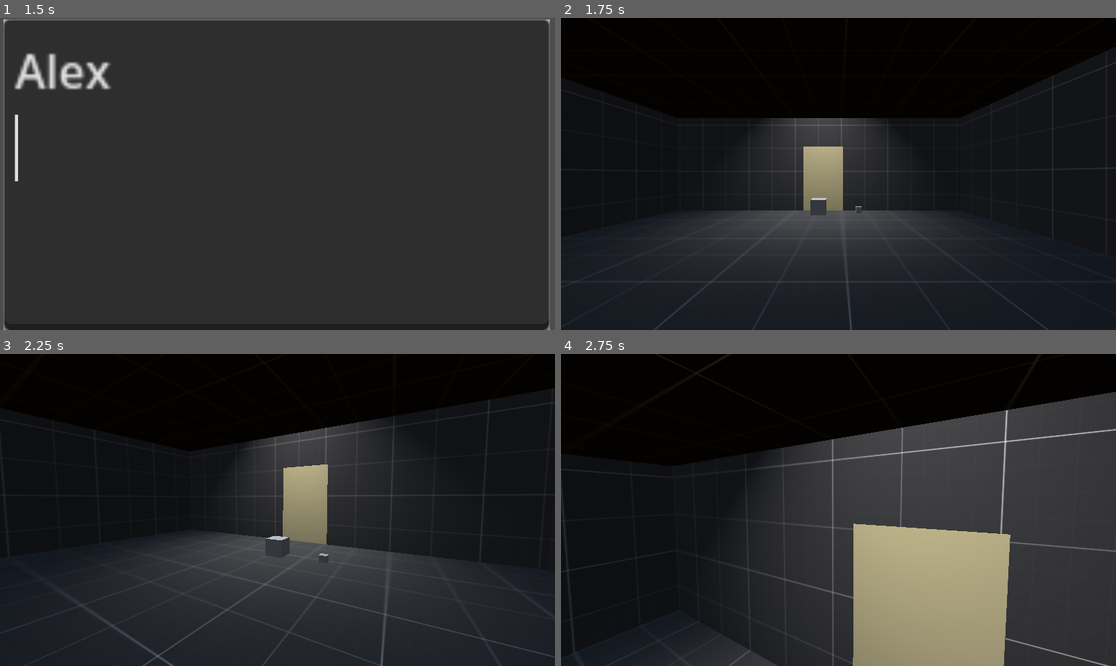
Above: before the commit, frames 1-4 (two rows, left to right).
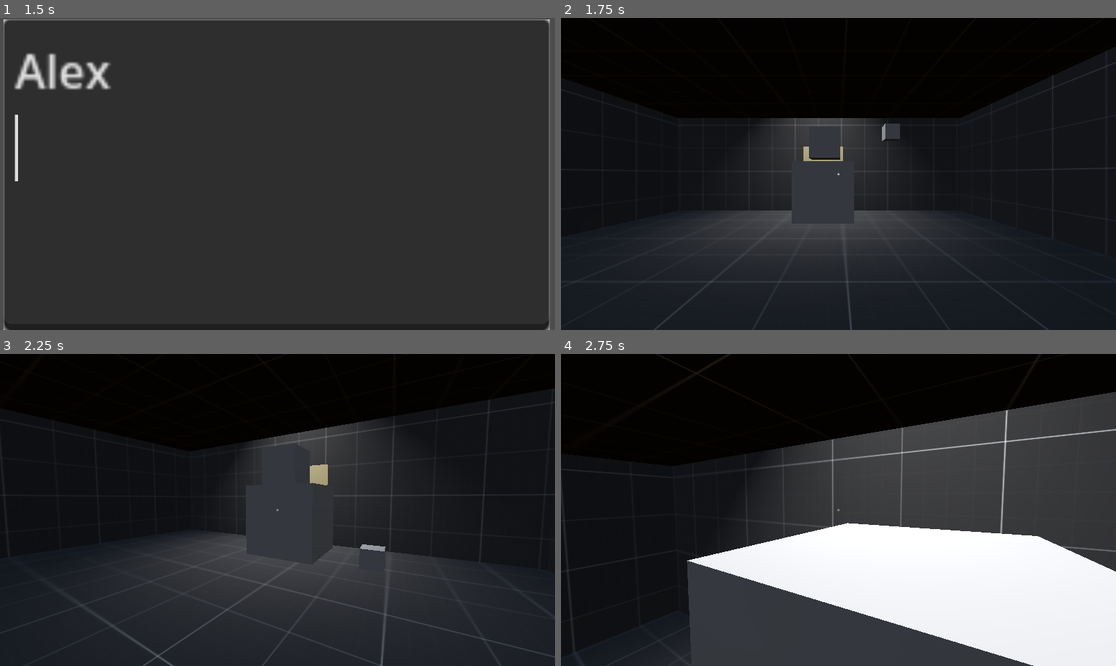
Above: after the commit, the same moments.

Repository: ToyaDR/escape-room
Game: Godot game, scene res://manager-scene.tscn
Same seed, same stepped clock (60 frames per second), same inputs: the game is played once before the commit and once after it.
Inputs (mouse positions are in pixels of both pictures, inside the frame that each line leads up to):
- Up to frame 1 (1.5 s): click (277, 174) at 0.52 s; type "Alex" at 0.6 s; tap Enter (ui_accept) at 1.25 s; move the mouse to (399, 158) at 1.27 s; hold Right (ui_right) from 1.28 s (still down); click (399, 158) at 1.35 s
- Up to frame 2 (1.75 s): keep holding Right (ui_right); tap Enter (ui_accept) at 1.52 s
- Up to frame 3 (2.25 s): move the mouse to (249, 510) at 2.02 s; release Right (ui_right) at 2.03 s; hold Up (ui_up) from 2.03 s (still down); click (249, 510) at 2.1 s
- Up to frame 4 (2.75 s): keep holding Up (ui_up); tap Enter (ui_accept) at 2.27 s

Frame 1 is identical in both runs. In frame 2, 1.7% of the frame differs, in the area x 41-62%, y 33-66%; in frame 3, 2.4%; in frame 4, 27%, in the area x 22-100%, y 49-100%.

Commit message:
Test performance when lots of boxes

Diff:
--- /dev/null
+++ b/box_loader.gd
@@ -0,0 +1,20 @@
+extends Node3D
+
+var small_box
+var medium_box
+var large_box
+
+func _ready():
+	small_box = load("res://small_box.tscn")
+	medium_box = load("res://medium_box.tscn")
+	large_box = load("res://large_box.tscn")
+
+	for n in 2:
+		var instance: RigidBody3D = large_box.instantiate()
+		add_child(instance)
+	for n in 3:
+		var instance: RigidBody3D = medium_box.instantiate()
+		add_child(instance)
+	for n in 5:
+		var instance: RigidBody3D = small_box.instantiate()
+		add_child(instance)
--- a/doorInteract.gd
+++ b/doorInteract.gd
@@ -1,6 +1,7 @@
 extends StaticBody3D
 
 signal door_interact
+var update_inventory = false
 
 func interact() -> void:
 	print("door hit")
--- /dev/null
+++ b/large_box.tscn
@@ -0,0 +1,18 @@
+[gd_scene load_steps=3 format=3 uid="uid://dg4fvya56rjmk"]
+
+[sub_resource type="BoxShape3D" id="BoxShape3D_2v4uc"]
+
+[sub_resource type="BoxMesh" id="BoxMesh_enh6d"]
+
+[node name="largeBox" type="RigidBody3D"]
+transform = Transform3D(1, 0, 0, 0, 1, 0, 0, 0, 1, 2.08165e-12, 2.08165e-12, 2.08165e-12)
+collision_layer = 4
+collision_mask = 6
+mass = 300.0
+
+[node name="boxCollision" type="CollisionShape3D" parent="."]
+shape = SubResource("BoxShape3D_2v4uc")
+
+[node name="boxShape" type="MeshInstance3D" parent="."]
+mesh = SubResource("BoxMesh_enh6d")
+skeleton = NodePath("")
--- /dev/null
+++ b/medium_box.tscn
@@ -0,0 +1,20 @@
+[gd_scene load_steps=3 format=3 uid="uid://bcim4rwvkrnd4"]
+
+[sub_resource type="BoxShape3D" id="BoxShape3D_2v4uc"]
+
+[sub_resource type="BoxMesh" id="BoxMesh_enh6d"]
+
+[node name="mediumBox" type="RigidBody3D"]
+transform = Transform3D(1, 0, 0, 0, 1, 0, 0, 0, 1, 2.08165e-12, 2.08165e-12, 2.08165e-12)
+collision_layer = 4
+collision_mask = 6
+mass = 20.0
+
+[node name="boxCollision" type="CollisionShape3D" parent="."]
+transform = Transform3D(0.5, 0, 0, 0, 0.5, 0, 0, 0, 0.5, 2.08165e-12, 2.08165e-12, 2.08165e-12)
+shape = SubResource("BoxShape3D_2v4uc")
+
+[node name="boxShape" type="MeshInstance3D" parent="."]
+transform = Transform3D(0.5, 0, 0, 0, 0.5, 0, 0, 0, 0.5, 2.08165e-12, 2.08165e-12, 2.08165e-12)
+mesh = SubResource("BoxMesh_enh6d")
+skeleton = NodePath("")
--- /dev/null
+++ b/small_box.tscn
@@ -0,0 +1,20 @@
+[gd_scene load_steps=3 format=3 uid="uid://jrv2whc5rrhs"]
+
+[sub_resource type="BoxShape3D" id="BoxShape3D_2v4uc"]
+
+[sub_resource type="BoxMesh" id="BoxMesh_enh6d"]
+
+[node name="smallBox" type="RigidBody3D"]
+transform = Transform3D(1, 0, 0, 0, 1, 0, 0, 0, 1, 2.08165e-12, 2.08165e-12, 2.08165e-12)
+collision_layer = 4
+collision_mask = 6
+mass = 3.0
+
+[node name="boxCollision" type="CollisionShape3D" parent="."]
+transform = Transform3D(0.25, 0, 0, 0, 0.25, 0, 0, 0, 0.25, 0, 0, 0)
+shape = SubResource("BoxShape3D_2v4uc")
+
+[node name="boxShape" type="MeshInstance3D" parent="."]
+transform = Transform3D(0.25, 0, 0, 0, 0.25, 0, 0, 0, 0.25, 2.08165e-12, 2.08165e-12, 2.08165e-12)
+mesh = SubResource("BoxMesh_enh6d")
+skeleton = NodePath("")
--- a/the-room.tscn
+++ b/the-room.tscn
@@ -1,9 +1,12 @@
-[gd_scene load_steps=12 format=3 uid="uid://dwe3sp6d7gxwi"]
+[gd_scene load_steps=11 format=3 uid="uid://dwe3sp6d7gxwi"]
 
 [ext_resource type="Material" uid="uid://11dhsxgowmbb" path="res://grayboxing-resources/grayboxDark.tres" id="1_0eoew"]
+[ext_resource type="PackedScene" uid="uid://bcim4rwvkrnd4" path="res://medium_box.tscn" id="1_mv6t0"]
+[ext_resource type="PackedScene" uid="uid://dg4fvya56rjmk" path="res://large_box.tscn" id="2_6m5px"]
 [ext_resource type="PackedScene" uid="uid://wdqw3sl6br3p" path="res://player.tscn" id="2_dmf0p"]
 [ext_resource type="PackedScene" uid="uid://bj3f45ufuf8e8" path="res://environment-prefabs/door.tscn" id="3_dgdyn"]
-[ext_resource type="Script" path="res://inventoryItem.gd" id="4_hpxjq"]
+[ext_resource type="PackedScene" uid="uid://jrv2whc5rrhs" path="res://small_box.tscn" id="3_h4dg6"]
+[ext_resource type="Script" path="res://box_loader.gd" id="4_ttee4"]
 
 [sub_resource type="ProceduralSkyMaterial" id="ProceduralSkyMaterial_yu2vd"]
 
@@ -14,22 +17,40 @@
 background_mode = 2
 sky = SubResource("Sky_51wn5")
 
-[sub_resource type="BoxShape3D" id="BoxShape3D_2v4uc"]
-
-[sub_resource type="BoxMesh" id="BoxMesh_enh6d"]
-
-[sub_resource type="BoxMesh" id="BoxMesh_6po1q"]
-
-[sub_resource type="BoxShape3D" id="BoxShape3D_lfhko"]
-
 [node name="the-room" type="Node3D"]
 transform = Transform3D(1, 0, 0, 0, 1, 0, 0, 0, 1, -0.397453, 0.150072, 0.0585377)
 
 [node name="WorldEnvironment" type="WorldEnvironment" parent="."]
 environment = SubResource("Environment_mk6m2")
 
+[node name="mediumBox" parent="WorldEnvironment" instance=ExtResource("1_mv6t0")]
+transform = Transform3D(1, 0, 0, 0, 1, 0, 0, 0, 1, -0.288339, 1.46871, 2.08165e-12)
+
+[node name="largeBox" parent="WorldEnvironment" instance=ExtResource("2_6m5px")]
+transform = Transform3D(1, 0, 0, 0, 1, 0, 0, 0, 1, -0.315461, 0.668383, -0.252987)
+
+[node name="smallBox" parent="WorldEnvironment" instance=ExtResource("3_h4dg6")]
+transform = Transform3D(1, 0, 0, 0, 1, 0, 0, 0, 1, 0.834643, 1.66764, 2.08165e-12)
+
 [node name="player" parent="." instance=ExtResource("2_dmf0p")]
 transform = Transform3D(1, 0, 0, 0, 1, 0, 0, 0, 1, 0, 0.491711, 3.24302)
+
+[node name="cursor" type="TextEdit" parent="player/CanvasLayer" index="1"]
+anchors_preset = 8
+anchor_left = 0.5
+anchor_top = 0.5
+anchor_right = 0.5
+anchor_bottom = 0.5
+offset_left = -4.0
+offset_top = -4.0
+offset_right = 4.0
+offset_bottom = 4.0
+grow_horizontal = 2
+grow_vertical = 2
+size_flags_horizontal = 4
+size_flags_vertical = 4
+text = "+"
+metadata/_edit_use_anchors_ = true
 
 [node name="CSGCombiner3D" type="CSGCombiner3D" parent="."]
 material_override = ExtResource("1_0eoew")
@@ -77,35 +98,9 @@
 
 [node name="door" parent="." instance=ExtResource("3_dgdyn")]
 
-[node name="moveableBox" type="RigidBody3D" parent="."]
-transform = Transform3D(1, 0, 0, 0, 1, 0, 0, 0, 1, 0, 0.260086, 0)
-collision_layer = 4
-collision_mask = 6
-mass = 0.09
-
-[node name="boxCollision" type="CollisionShape3D" parent="moveableBox"]
-transform = Transform3D(0.25, 0, 0, 0, 0.25, 0, 0, 0, 0.25, 0, 0, 0)
-shape = SubResource("BoxShape3D_2v4uc")
-
-[node name="boxShape" type="MeshInstance3D" parent="moveableBox"]
-transform = Transform3D(0.25, 0, 0, 0, 0.25, 0, 0, 0, 0.25, 0, 0, 0)
-mesh = SubResource("BoxMesh_enh6d")
-skeleton = NodePath("")
-
-[node name="inventoryBox" type="RigidBody3D" parent="."]
-transform = Transform3D(1, 0, 0, 0, 1, 0, 0, 0, 1, 0.675361, 0.208454, 0)
-collision_layer = 4
-collision_mask = 7
-mass = 0.01
-script = ExtResource("4_hpxjq")
-metadata/name = "calculator"
-
-[node name="MeshInstance3D" type="MeshInstance3D" parent="inventoryBox"]
-transform = Transform3D(0.1, 0, 0, 0, 0.1, 0, 0, 0, 0.1, 0, 0, 0)
-mesh = SubResource("BoxMesh_6po1q")
-
-[node name="CollisionShape3D" type="CollisionShape3D" parent="inventoryBox"]
-transform = Transform3D(0.1, 0, 0, 0, 0.1, 0, 0, 0, 0.1, 0, 0, 0)
-shape = SubResource("BoxShape3D_lfhko")
+[node name="box_loader" type="Node3D" parent="."]
+transform = Transform3D(1, 0, 0, 0, 1, 0, 0, 0, 1, 1.88304, 1.66914, 0.909717)
+visible = false
+script = ExtResource("4_ttee4")
 
 [editable path="player"]
